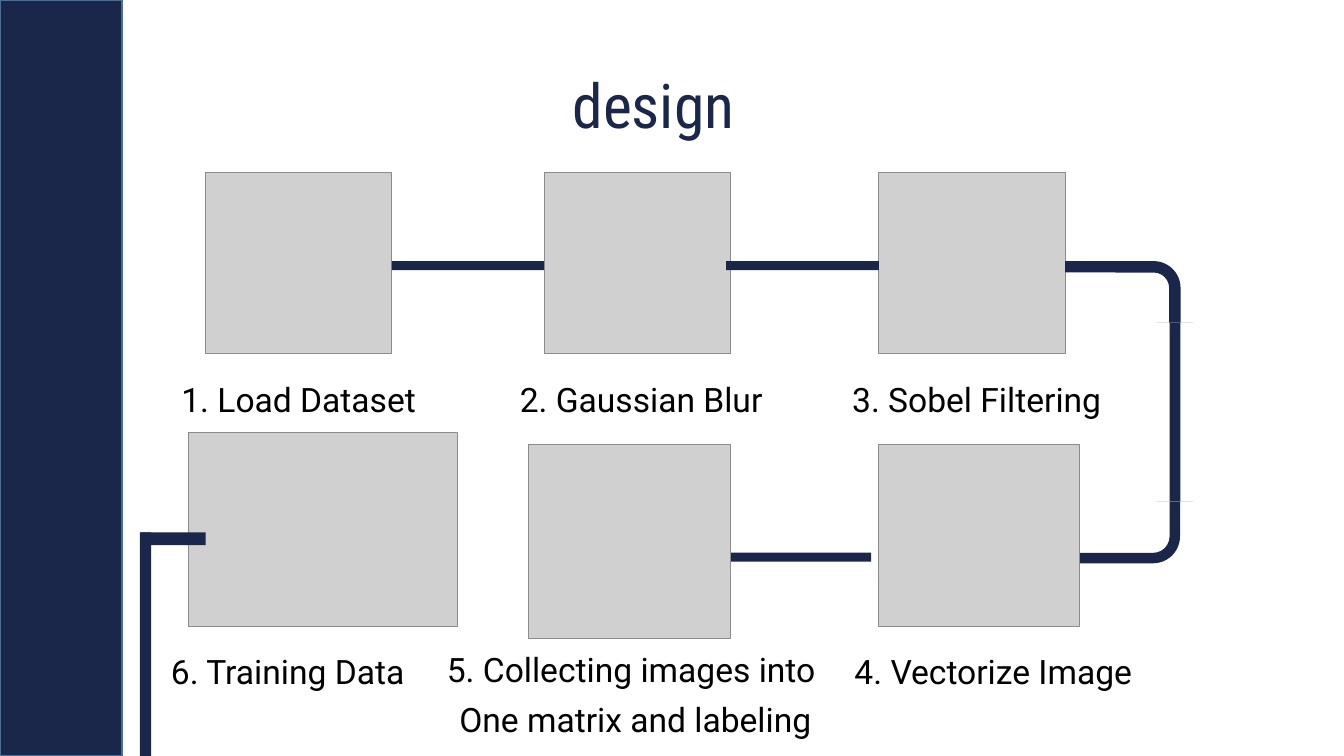
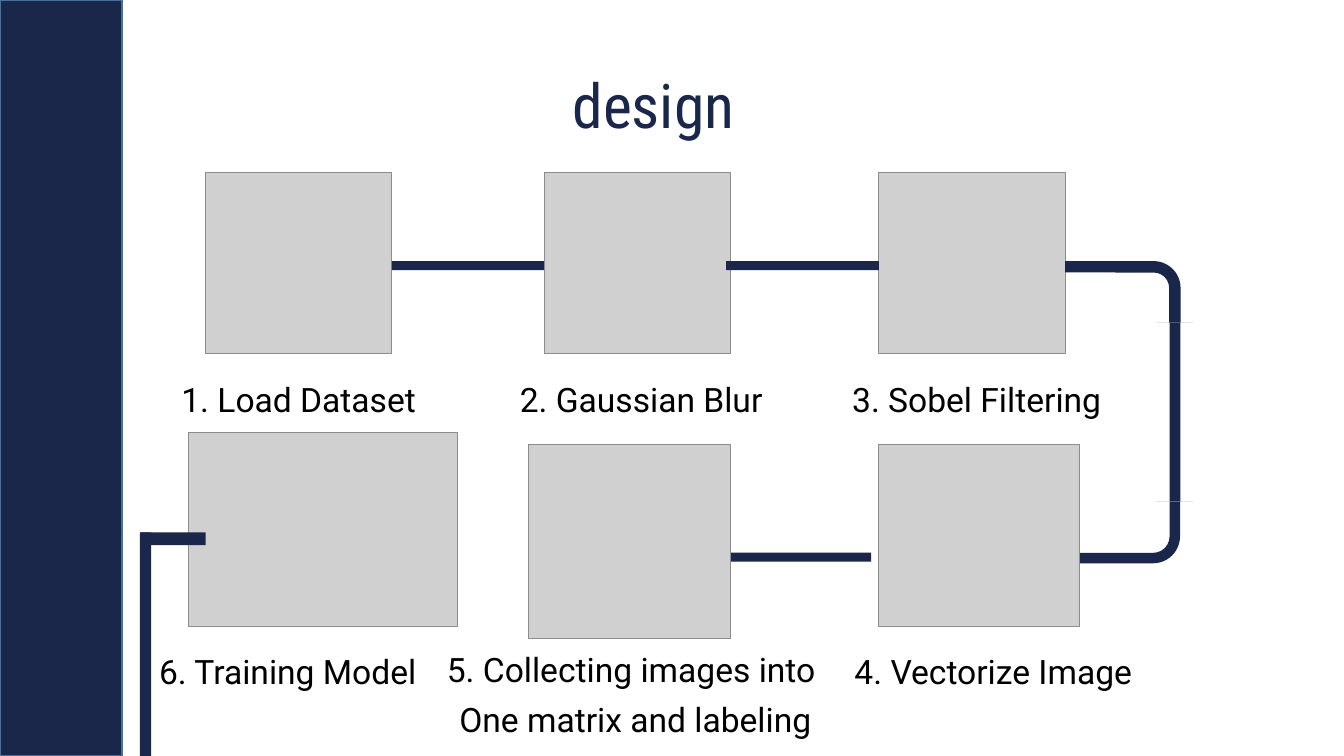
Before and after one commit to mirrzaa/Pnemonia-Classification-Using-SVM-Machine-Learning-Model, a slide deck: slide 4 of MC.pptx. Drawn at 1344x756 pixels with LibreOffice and Linux fonts; fonts in the diff are those of the drawing; grey boxes stand for pictures. Boxes give left, top, right and bottom in pixels: in the first picture for what was removed or moved away, otherwise in the second. Text is boxed around its words. In the diff, an @@ line names an element or a change of style, - is before the commit and + after.

```diff
--- a/MC.pptx
+++ b/MC.pptx
@@ text at [159, 658, 416, 691]: text changed @@
-6. Training Data
+6. Training Model
```
Also in this commit, not shown: 10 other files.
